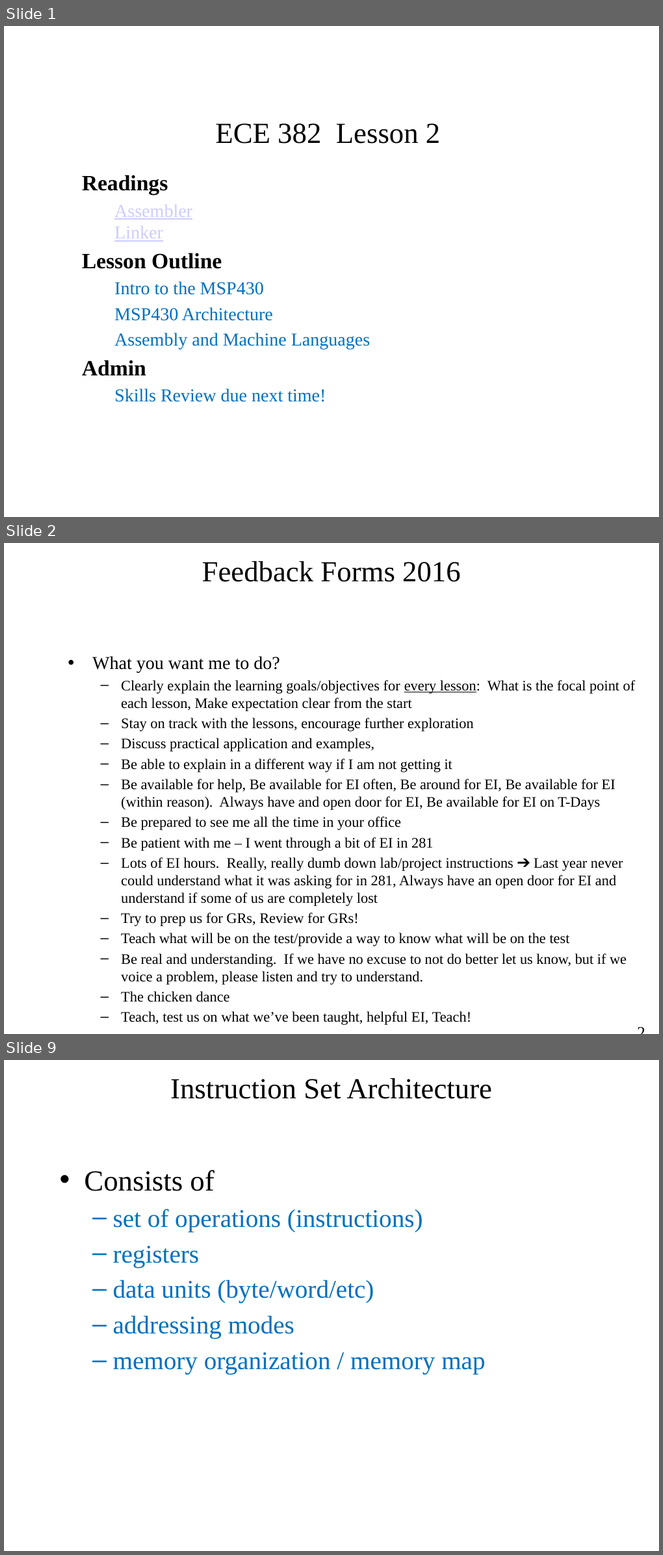
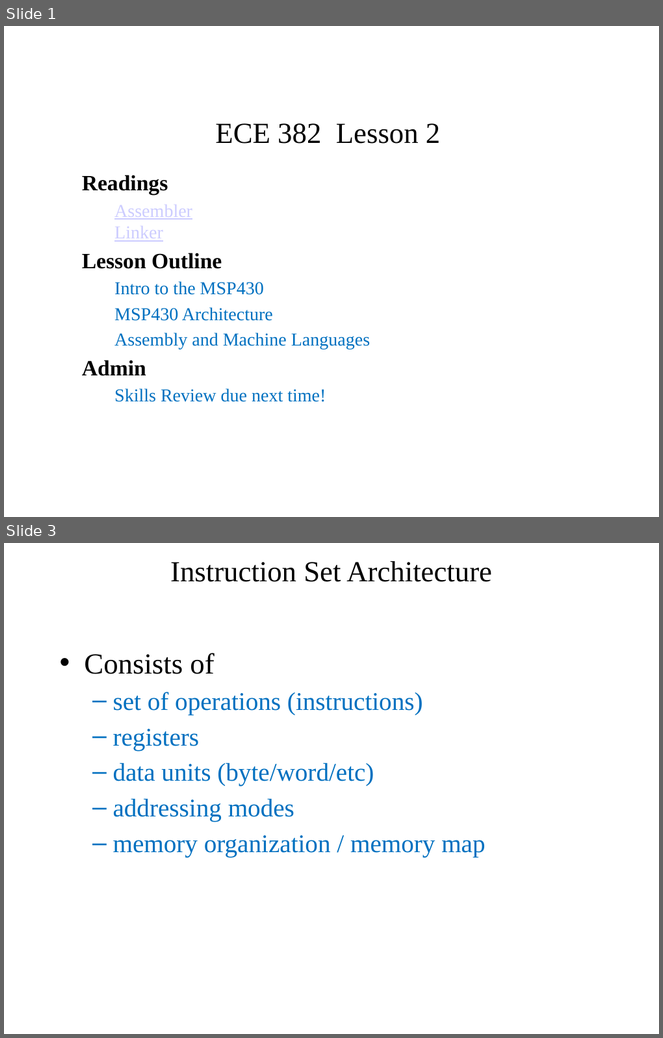
Before and after one commit to pw4rn3r/ECE382, a slide deck: notes/L2/Lsn2.pptx. Shown one above the other, each under a label of ours: slides 1, 2 and 9 before the commit, slides 1 and 3 after it; the slides between them are not shown. The pictures are 663x1555 and 663x1038 pixels, drawn with LibreOffice and Linux fonts; fonts in the diff are those of the drawing. Boxes give left, top, right and bottom in pixels: in the first picture for what was removed or moved away, otherwise in the second. Text is boxed around its words. In the diff, an @@ line names an element or a change of style, - is before the commit and + after.

Commit message:
Removed feedback slides from L2

```diff
--- a/notes/L2/Lsn2.pptx
+++ b/notes/L2/Lsn2.pptx
@@ slide 2 removed at [4, 543, 659, 1034], background #FFFFFF @@
@@ title removed at [202, 561, 461, 582] @@
-Feedback Forms 2016
@@ text removed at [92, 656, 636, 1025] @@
-• What you want me to do?
-  – Clearly explain the learning goals/objectives for every lesson: What is the focal point of each lesson, Make expectation clear from the start
-  – Stay on track with the lessons, encourage further exploration
-  – Discuss practical application and examples,
-  – Be able to explain in a different way if I am not getting it
-  – Be available for help, Be available for EI often, Be around for EI, Be available for EI (within reason). Always have and open door for EI, Be available for EI on T-Days
-  – Be prepared to see me all the time in your office
-  – Be patient with me – I went through a bit of EI in 281
-  – Lots of EI hours. Really, really dumb down lab/project instructions ➔ Last year never could understand what it was asking for in 281, Always have an open door for EI and understand if some of us are completely lost
-  – Try to prep us for GRs, Review for GRs!
-  – Teach what will be on the test/provide a way to know what will be on the test
-  – Be real and understanding. If we have no excuse to not do better let us know, but if we voice a problem, please listen and try to understand.
-  – The chicken dance
-  – Teach, test us on what we’ve been taught, helpful EI, Teach!
@@ page number removed at [499, 991, 652, 1025] @@
-2
@@ what was slide 9 is now slide 3 @@
```
Also in this commit, not shown: 4 slides changed, 5 other slides removed.
